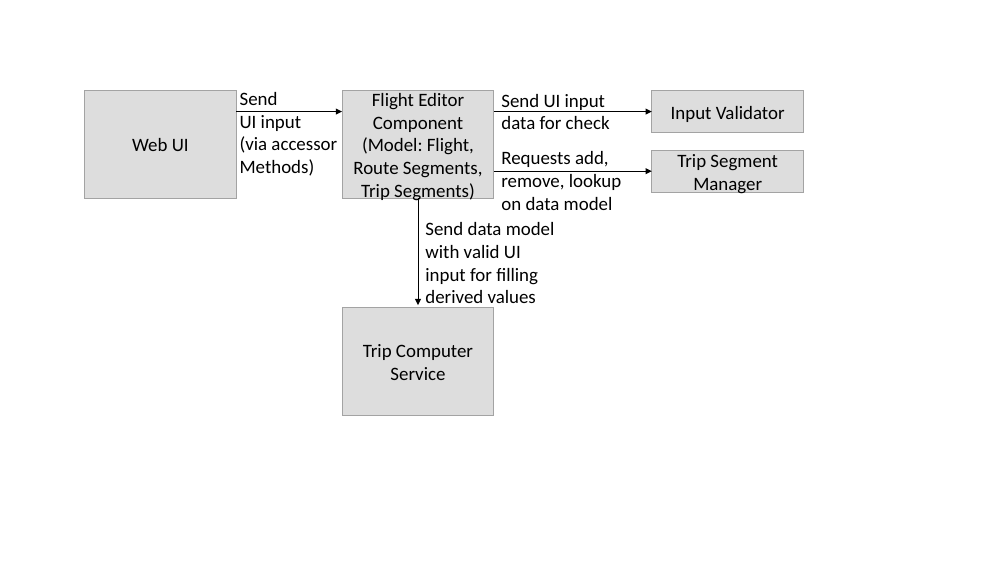
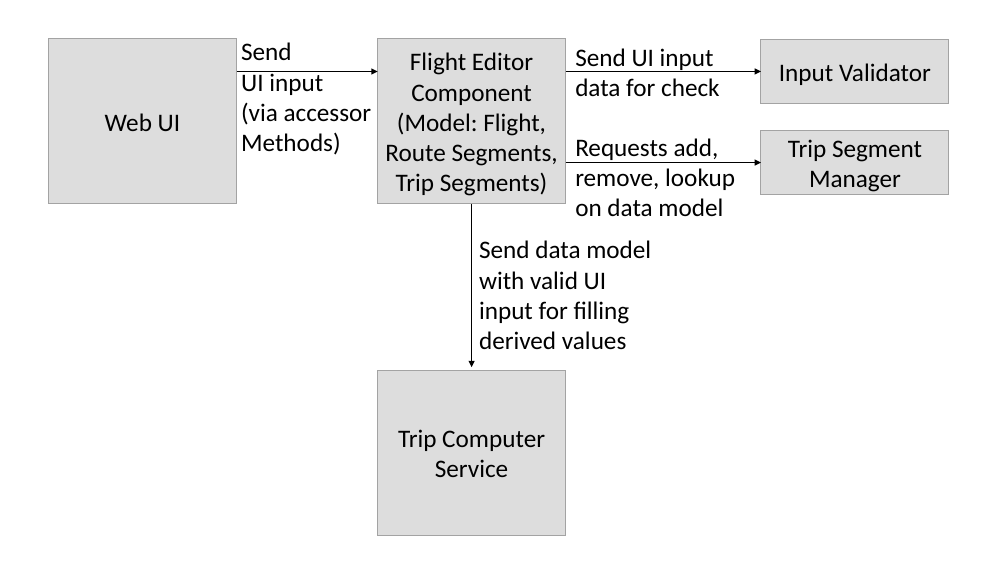
Before and after one commit to rdnp/pre-flight, a slide deck: slide 6 of de.rdnp.preflight.architecture/doc/Drawings.pptx. Drawn at 1008x567 pixels with LibreOffice and Linux fonts; fonts in the diff are those of the drawing. Boxes give left, top, right and bottom in pixels: in the first picture for what was removed or moved away, otherwise in the second. Text is boxed around its words. In the diff, an @@ line names an element or a change of style, - is before the commit and + after.

```diff
--- a/de.rdnp.preflight.architecture/doc/Drawings.pptx
+++ b/de.rdnp.preflight.architecture/doc/Drawings.pptx
@@ rectangle "Web UI": place and size @@
-rectangle "Web UI" at bbox=[85, 90, 237, 198]
+rectangle "Web UI" at bbox=[48, 39, 237, 204]
@@ text "Send UI input": place and size @@
-text "Send UI input" at bbox=[240, 92, 337, 176]
+text "Send UI input" at bbox=[241, 42, 372, 155]
@@ rectangle "Flight Editor Component (Model: Flight, ...": place and size @@
-rectangle "Flight Editor Component (Model: Flight, ..." at bbox=[342, 90, 494, 198]
+rectangle "Flight Editor Component (Model: Flight, ..." at bbox=[377, 39, 566, 204]
@@ text "Send UI input data for ...": place and size @@
-text "Send UI input data for ..." at bbox=[501, 94, 610, 129]
+text "Send UI input data for ..." at bbox=[575, 48, 719, 96]
@@ rectangle "Input Validator": place and size @@
-rectangle "Input Validator" at bbox=[652, 91, 804, 133]
+rectangle "Input Validator" at bbox=[761, 39, 950, 104]
@@ arrow moved from (237, 112) - (342, 112) to (237, 72) - (377, 72) @@
@@ arrow moved from (494, 112) - (652, 112) to (566, 72) - (761, 72) @@
@@ text "Requests add, remove, lookup on ...": place and size @@
-text "Requests add, remove, lookup on ..." at bbox=[501, 151, 621, 210]
+text "Requests add, remove, lookup on ..." at bbox=[575, 138, 735, 216]
@@ rectangle "Trip Segment Manager": place and size @@
-rectangle "Trip Segment Manager" at bbox=[652, 150, 804, 193]
+rectangle "Trip Segment Manager" at bbox=[761, 130, 950, 194]
@@ arrow moved from (494, 171) - (652, 171) to (566, 163) - (761, 163) @@
@@ arrow moved from (418, 198) - (418, 306) to (472, 204) - (472, 368) @@
@@ text "Send data model with valid ...": place and size @@
-text "Send data model with valid ..." at bbox=[425, 222, 555, 309]
+text "Send data model with valid ..." at bbox=[479, 240, 651, 350]
@@ size 18 to 24 pt in 9 elements at bbox=[48, 39, 237, 204], bbox=[241, 42, 372, 155], bbox=[575, 138, 735, 216], bbox=[377, 39, 566, 204], bbox=[479, 240, 651, 350], bbox=[761, 130, 950, 194], bbox=[575, 48, 719, 96], bbox=[761, 39, 950, 104], bbox=[377, 371, 566, 535] @@
@@ rectangle "Trip Computer Service": place and size @@
-rectangle "Trip Computer Service" at bbox=[342, 307, 494, 415]
+rectangle "Trip Computer Service" at bbox=[377, 371, 566, 535]
```
Also in this commit, not shown: 3 other slides changed, 22 other files.
